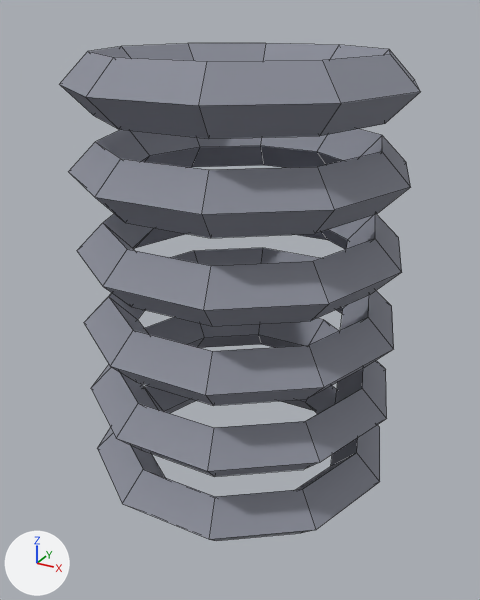
The Blender file art/blender/fuentes/mdl_pieza_resorte.blend as it was, and as the next commit left it.
The view is the same before and after, from a 50 mm camera at (0.784, -1.438, 1.409) aimed at (0.001, -0.013, 0.697). The axes (+X, +Y, +Z) are drawn at lower left. The lights are the same throughout. The picture after the commit comes second. Mesh edges are drawn as thin lines.

Script lines for the objects in view, before the commit:
```python
me_torus = bpy.data.meshes.new('Torus')
me_torus.from_pydata(...)  # 240 vertices, 240 faces; spans x -0.42..0.42, y -0.399..0.399, z 0.18..1.32
me_torus.materials.append(mat_mat_paleta)  # picture img_tex_paleta
ob_mdl_pieza_resorte = bpy.data.objects.new('mdl_pieza_resorte', me_torus)
ob_mdl_pieza_resorte.location = (0.0, 0.0, 0.0)
```
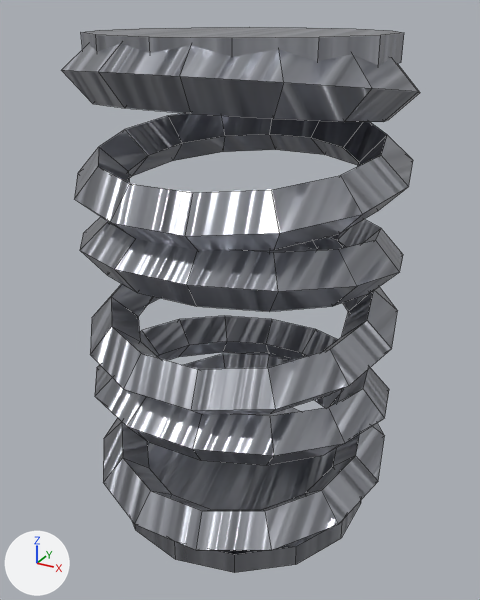
The edits, one by one:
Picture 'tex_metal_acero_metalico.png' (img_tex_metal_acero_metalico_png) is new.
Picture 'tex_metal_acero_rugosidad.png' (img_tex_metal_acero_rugosidad_png) is new.
Picture 'tex_metal_acero_normal.png' (img_tex_metal_acero_normal_png) is new.
Picture 'tex_metal_acero_color.png' (img_tex_metal_acero_color_png) is new.
Material 'metal_acero' (mat_metal_acero) is new.
Uses the picture img_tex_metal_acero_color_png.
Uses the picture img_tex_metal_acero_metalico_png.
Uses the picture img_tex_metal_acero_normal_png.
Uses the picture img_tex_metal_acero_rugosidad_png.
me_torus is used by ob_mdl_pieza_resorte; location (0.0, 0.0, 0.0).
me_torus had 240 vertices, 240 faces and spanned x -0.42..0.42, y -0.399..0.399, z 0.18..1.32.
me_torus no longer uses material mat_mat_paleta (picture img_tex_paleta).
me_torus now has 392 vertices, 368 faces and spans x -0.415..0.415, y -0.402..0.402, z 0.09..1.36.
me_torus part 1: a new loose piece, a 14-sided cylinder along z spanning x -0.351..0.351, y -0.36..0.36, z 0.09..0.15, in mat_metal_acero.
me_torus part 2: a new loose piece, a 14-sided cylinder along z spanning x -0.351..0.351, y -0.36..0.36, z 1.3..1.36, in mat_metal_acero.
me_torus part 3: the loose piece of 40 vertices spanning x -0.42..0.42, y -0.399..0.399, z 0.18..0.32 is rebuilt with 56 vertices and now spans x -0.415..0.415, y -0.402..0.402, z 0.145..0.355, in mat_metal_acero.
me_torus part 4: the loose piece of 40 vertices spanning x -0.42..0.42, y -0.399..0.399, z 0.98..1.12 is rebuilt with 56 vertices and now spans x -0.415..0.415, y -0.402..0.402, z 0.945..1.155, in mat_metal_acero.
me_torus part 5: the loose piece of 40 vertices spanning x -0.42..0.42, y -0.399..0.399, z 0.38..0.52 is rebuilt with 56 vertices and now spans x -0.415..0.415, y -0.402..0.402, z 0.345..0.555, in mat_metal_acero.
me_torus part 6: the loose piece of 40 vertices spanning x -0.42..0.42, y -0.399..0.399, z 1.18..1.32 is rebuilt with 56 vertices and now spans x -0.415..0.415, y -0.402..0.402, z 1.145..1.355, in mat_metal_acero.
me_torus part 7: the loose piece of 40 vertices spanning x -0.42..0.42, y -0.399..0.399, z 0.58..0.72 is rebuilt with 56 vertices and now spans x -0.415..0.415, y -0.402..0.402, z 0.545..0.755, in mat_metal_acero.
me_torus part 8: the loose piece of 40 vertices spanning x -0.42..0.42, y -0.399..0.399, z 0.78..0.92 is rebuilt with 56 vertices and now spans x -0.415..0.415, y -0.402..0.402, z 0.745..0.955, in mat_metal_acero.
me_torus gains material mat_metal_acero.

Changed parts and their boxes [x1, y1, x2, y2] in the pictures (480 x 600 px):
'mdl_pieza_resorte', reshaped (10% taller)
    before: [59, 43, 420, 541]
    after: [61, 27, 420, 573]
part 1 of me_torus, added
    after: [132, 407, 361, 573]
part 2 of me_torus, added
    after: [81, 27, 404, 66]
part 3 of me_torus, rebuilt
    before: [97, 385, 380, 541]
    after: [103, 354, 384, 550]
part 4 of me_torus, rebuilt (25% taller)
    before: [69, 129, 411, 238]
    after: [75, 113, 413, 250]
part 5 of me_torus, rebuilt (7% shorter)
    before: [91, 317, 387, 477]
    after: [95, 316, 389, 465]
part 6 of me_torus, rebuilt (18% shorter)
    before: [59, 43, 420, 139]
    after: [61, 43, 420, 122]
part 7 of me_torus, rebuilt (7% taller)
    before: [84, 248, 394, 406]
    after: [90, 245, 398, 414]
part 8 of me_torus, rebuilt (15% shorter)
    before: [77, 214, 402, 326]
    after: [80, 217, 403, 312]
